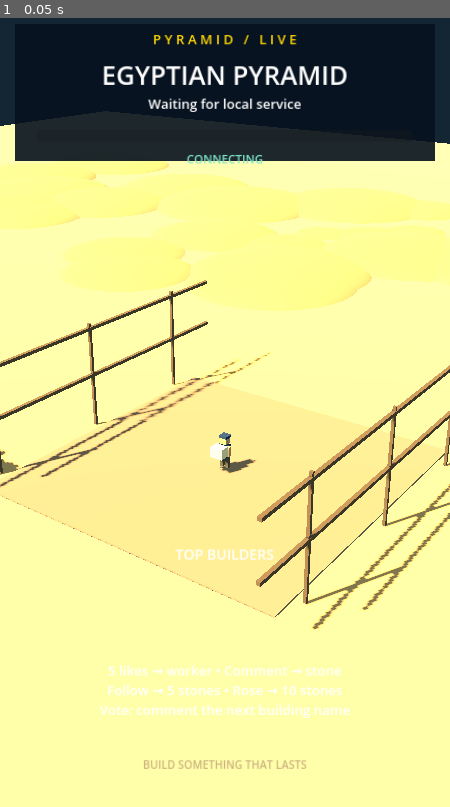
Above: before the commit, frame 1.
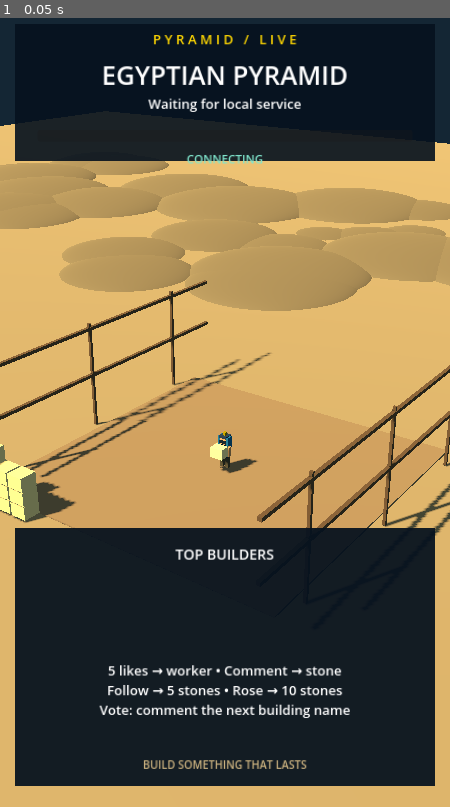
Above: after the commit, the same moment.

Repository: maxM808s/tiktok-live-pyramid
Game: Godot game, scene res://main.tscn
The game is run twice, just before and just after one commit, with the same random seed, the same clock (stepped at 60 frames per second) and the same inputs.
Inputs:
- Up to frame 1 (0.05 s): no input

The runs differ from the first frame. In frame 1, 81% of the frame differs, in the area x 0-100%, y 13-100%.

Commit message:
Phase 3: animate named workers delivering stones and preserve rounds across restarts

Diff:
--- a/game/main.gd
+++ b/game/main.gd
@@ -24,6 +24,8 @@
 var pending := false
 var building := "pyramid"
 var material_cache: Dictionary = {}
+var last_quake := 0
+var crown: Node3D
 var dust: CPUParticles3D
 var confetti: CPUParticles3D
 
@@ -65,6 +67,11 @@
  var overlay := CanvasLayer.new()
  overlay.name = "Overlay"
  add_child(overlay)
+ var lower := ColorRect.new()
+ lower.position = Vector2(35,1250)
+ lower.size = Vector2(1010,620)
+ lower.color = Color(0.025,0.07,0.12,0.94)
+ overlay.add_child(lower)
  var backdrop := ColorRect.new()
  backdrop.position = Vector2(35,40)
  backdrop.size = Vector2(1010,330)
@@ -89,17 +96,17 @@
  env.background_color = Color("142634")
  env.ambient_light_source = Environment.AMBIENT_SOURCE_COLOR
  env.ambient_light_color = Color("a4cbd5")
- env.ambient_light_energy = 0.65
+ env.ambient_light_energy = 0.32
  env.tonemap_mode = Environment.TONE_MAPPER_FILMIC
  world_env.environment = env
  add_child(world_env)
  sun = DirectionalLight3D.new()
  sun.rotation_degrees = Vector3(-48,-25,0)
  sun.light_color = Color("ffe0a4")
- sun.light_energy = 1.8
+ sun.light_energy = 0.8
  sun.shadow_enabled = true
  add_child(sun)
- box(self,Vector3(0,-0.45,0),Vector3(220,0.8,220),Color("bd915f"))
+ box(self,Vector3(0,-0.45,0),Vector3(220,0.8,220),Color("987d5e"))
  box(self,Vector3(0,-0.02,0),Vector3(17,0.12,17),Color("8e7055"))
  var rng := RandomNumberGenerator.new()
  rng.seed = 2026
@@ -109,7 +116,7 @@
   sphere.radius = rng.randf_range(3,10)
   sphere.height = sphere.radius*2
   mound.mesh = sphere
-  mound.material_override = material(Color("aa7c51"))
+  mound.material_override = material(Color("79664f"))
   mound.scale.y = 0.18
   mound.position = Vector3(rng.randf_range(-75,75),-0.4,rng.randf_range(-65,-20))
   add_child(mound)
@@ -119,7 +126,7 @@
    box(self,Vector3(x,3,z),Vector3(.2,.18,7),Color("614936"))
    box(self,Vector3(x,5.7,z),Vector3(.2,.18,7),Color("614936"))
  for i in range(10):
-  box(self,Vector3(-12+(i%3),0.4+(i/3)*.75,8),Vector3(.9,.7,.9),Color("d9b780"))
+  box(self,Vector3(-7+(i%3),0.4+int(i/3)*.75,9),Vector3(.9,.7,.9),Color("d9b780"))
  camera = Camera3D.new()
  camera.fov = 49
  add_child(camera)
@@ -160,6 +167,8 @@
  return p
 
 func rebuild() -> void:
+ for tween in get_tree().get_processed_tweens(): tween.kill()
+ for w in workers: w.delivery = false
  for b in blocks: b.queue_free()
  blocks.clear()
  slots = Blueprints.make(building)
@@ -182,6 +191,13 @@
  box(root,Vector3(0,1.1,0),Vector3(.48,.65,.3),colors[skin])
  box(root,Vector3(0,1.67,0),Vector3(.37,.38,.36),Color("bc865c"))
  box(root,Vector3(0,1.88,0),Vector3(.45,.14,.4),colors[skin])
+ if skin == 1:
+  for band in range(5): box(root,Vector3(0,.86+band*.13,.16),Vector3(.5,.035,.025),Color("a99b80"))
+ if skin == 2: box(root,Vector3(0,1.62,.19),Vector3(.39,.16,.05),Color("18222e"))
+ if skin == 3:
+  for side in [-1,1]:
+   box(root,Vector3(side*.24,1.6,0),Vector3(.12,.6,.38),Color("1f6385"))
+  box(root,Vector3(0,1.98,0),Vector3(.16,.24,.16),Color.GOLD)
  var left := box(root,Vector3(-.15,.48,0),Vector3(.18,.65,.2),Color("514737"))
  var right := box(root,Vector3(.15,.48,0),Vector3(.18,.65,.2),Color("514737"))
  box(root,Vector3(-.34,1.18,.15),Vector3(.17,.52,.18),Color("bc865c"))
@@ -193,7 +209,7 @@
  tag.billboard = BaseMaterial3D.BILLBOARD_ENABLED
  tag.position.y = 2.35
  root.add_child(tag)
- workers.append({"node":root,"left":left,"right":right,"carry":carry,"tag":tag,"offset":float(i)/16.0})
+ workers.append({"node":root,"left":left,"right":right,"carry":carry,"tag":tag,"offset":float(i)/16.0,"delivery":false})
 
 func _response(_result: int, code: int, _headers: PackedStringArray, body: PackedByteArray) -> void:
  pending = false
@@ -204,6 +220,11 @@
   token = parsed.token
   return
  state = parsed
+ if int(state.get("quakeAt",0)) != last_quake:
+  last_quake = int(state.get("quakeAt",0))
+  if last_quake > 0:
+   dust.position = Vector3(0,2,0)
+   dust.restart()
  if int(state.round) != round_id:
   round_id = int(state.round)
   building = state.building
@@ -232,7 +253,7 @@
   pending = true
   request.request("http://127.0.0.1:3210/api/state" if not token.is_empty() else "http://127.0.0.1:3210/api/session")
   if not token.is_empty() and telemetry.get_http_client_status() == HTTPClient.STATUS_DISCONNECTED:
-   telemetry.request("http://127.0.0.1:3210/api/perf",Packed …(114 unchanged characters)… ngine.get_frames_per_second(),"workers":workers.size(),"memoryMB":Performance.get_monitor(Performance.MEMORY_STATIC)/1048576.0}))
+   telemetry.request("http://127.0.0.1:3210/api/perf",Packed …(114 unchanged characters)… ngine.get_frames_per_second(),"workers":mini(workers.size(),int(state.get("config",{}).get("workers",16))),"round":round_id,"visualComplete":shown>=slots.size(),"memoryMB":Performance.get_monitor(Performance.MEMORY_STATIC)/1048576.0}))
  if state.is_empty(): return
  var running: bool = not state.paused
  var target_count := int(float(state.built)/float(state.target)*slots.size())
@@ -240,22 +261,25 @@
   for i in range(target_count,shown): blocks[i].visible = false
   shown = target_count
  if running and target_count > shown:
-  var n := mini(target_count,shown+4)
-  for i in range(shown,n):
-   var b := blocks[i]
-   b.visible = true
-   b.position = slots[i]+Vector3(0,1.3,0)
-   if state.gold: b.material_override = material(Color.GOLD)
-   create_tween().tween_property(b,"position",slots[i],0.38).set_trans(Tween.TRANS_QUAD).set_ease(Tween.EASE_OUT)
-  shown = n
-  dust.position = slots[maxi(0,shown-1)]
-  if state.config.quality == "high": dust.restart()
+  for i in range(shown,mini(target_count,shown+4)):
+   var available := -1
+   for j in range(workers.size()):
+    if workers[j].node.visible and not workers[j].delivery:
+     available = j
+     break
+   if available < 0: break
+   deliver_stone(i,available)
+   shown += 1
  var busy: bool = state.queue>0 and running and state.phase == "building"
  for i in range(workers.size()):
   var w: Dictionary = workers[i]
   if not w.node.visible: continue
+  if w.delivery:
+   w.left.rotation.x = sin(clock*10+i)*.55
+   w.right.rotation.x = -w.left.rotation.x
+   continue
   var t := fmod(clock*0.23+w.offset,1.0)
-  var source := Vector3(-11+float(i%3),0,8)
+  var source := Vector3(-7+float(i%3),0,9)
   var destination := Vector3(-5+float(i%7)*1.6,0,7)
   var travel := (t*2 if t<.5 else (1-t)*2) if busy else 0.0
   w.node.position = source.lerp(destination,travel)
@@ -271,8 +295,37 @@
   camera.look_at(Vector3(0,4,0))
  if state.config.night:
   var day := .5+.5*sin(clock*.012)
-  sun.light_energy = .35+day*1.5
+  sun.light_energy = .25+day*.65
   world_env.environment.background_color = Color("101d32").lerp(Color("618695"),day)
  if state.phase == "celebrating" and not confetti.emitting:
   confetti.position = Vector3(0,9,0)
   confetti.restart()
+
+func deliver_stone(index: int, worker_index: int) -> void:
+ var w: Dictionary = workers[worker_index]
+ var b := blocks[index]
+ var target := slots[index]
+ w.delivery = true
+ var unit := mini(int(float(index)/slots.size()*float(state.target)),state.placements.size()-1)
+ var owner_data: Dictionary = state.placements[unit] if unit >= 0 else {"user":state.builder,"gold":state.gold}
+ w.tag.text = str(owner_data.user)
+ w.tag.modulate = Color.GOLD if owner_data.gold else Color.WHITE
+ w.carry.visible = true
+ w.node.position = Vector3(-6.0+worker_index%4,0,9.5+int(worker_index/4)*.5)
+ var landing := Vector3(target.x,0,target.z+1.5)
+ w.node.look_at(Vector3(landing.x,0.01,landing.z))
+ b.visible = false
+ if owner_data.gold: b.material_override = material(Color.GOLD)
+ var tween := create_tween()
+ tween.tween_property(w.node,"position",landing,.65)
+ tween.tween_callback(func():
+  if is_instance_valid(b):
+   w.carry.visible = false
+   b.position = w.node.position+Vector3(0,1.6,0)
+   b.visible = true)
+ tween.tween_property(b,"position",target+Vector3(0,1.5,0),.25).set_trans(Tween.TRANS_SINE)
+ tween.tween_property(b,"position",target,.2).set_trans(Tween.TRANS_QUAD).set_ease(Tween.EASE_IN)
+ tween.tween_callback(func():
+  w.delivery = false
+  dust.position = target
+  if state.config.quality == "high": dust.restart())
